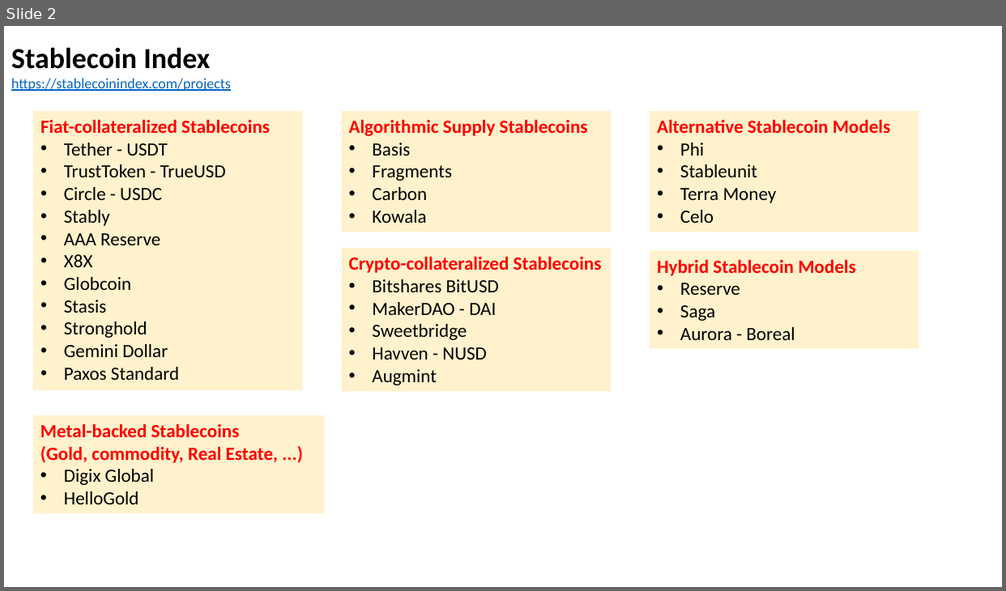
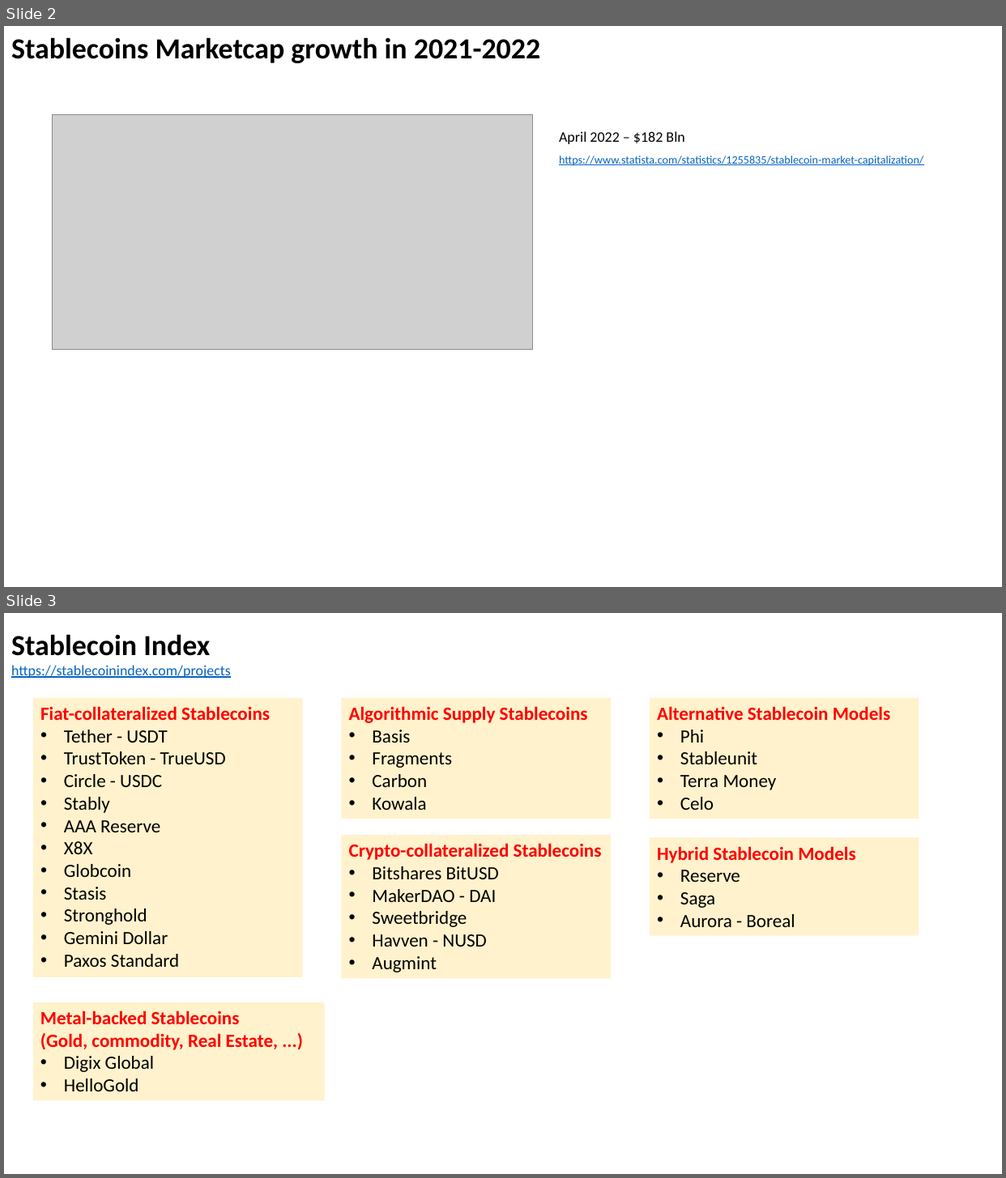
Before and after one commit to lselector/crypto, a slide deck: crypto_04_stable_coins.pptx. Shown one above the other, each under a label of ours: slide 2 before the commit, slides 2 and 3 after it. The pictures are 1006x591 and 1006x1178 pixels, drawn with LibreOffice and Linux fonts; fonts in the diff are those of the drawing; grey boxes stand for pictures. Boxes give left, top, right and bottom in pixels: in the first picture for what was removed or moved away, otherwise in the second. Text is boxed around its words. In the diff, an @@ line names an element or a change of style, - is before the commit and + after.

```diff
--- a/crypto_04_stable_coins.pptx
+++ b/crypto_04_stable_coins.pptx
@@ slide 2 added at [4,26,1002,587], background #FFFFFF @@
@@ text added at [11,37,540,63], 28 pt, text #000000, bold @@
+Stablecoins Marketcap growth in 2021-2022
@@ picture added at [52,115,533,349] @@
@@ text added at [559,131,684,144], 14 pt, text #000000 @@
+April 2022 – $182 Bln
@@ text added at [559,156,923,166], 11 pt, text #0563C1, underline @@
+https://www.statista.com/statistics/1255835/stablecoin-market-capitalization/
@@ what was slide 2 is now slide 3 @@
```
Also in this commit, not shown: 3 slides changed, 1 other slide added, 1 slide removed.
